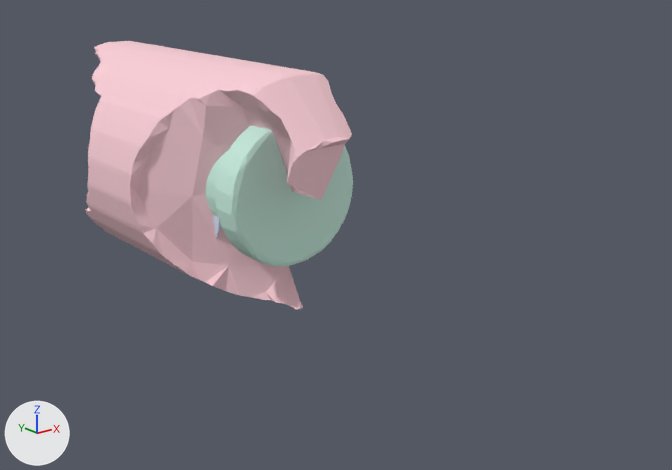
Two versions of the glTF model static/generation_img/beerbottle/view_input_colored.glb, one commit apart.
Camera for both pictures: a 50 mm lens placed at (-0.74, -1.236, 0.332), pointed at (0.085, -0.204, -0.081). The lights are fixed; the arrows at lower left show +X, +Y and +Z. The older version comes first. Where no turn or scale is listed for an object, it has been applied to the vertices.

Objects in the first picture: 'geometry_0', 'geometry_1', 'geometry_2'.
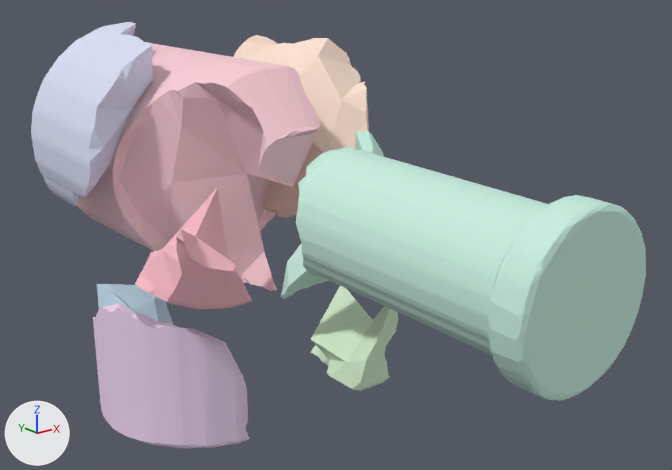
Changed parts and their boxes (x1, y1, x2, y2) in the pictures (672 x 470 px):
'geometry_1', moved: before (206, 126, 353, 267); after (280, 131, 646, 400)
'geometry_0', moved: before (86, 41, 352, 309); after (76, 42, 321, 291)
'geometry_6', moved (not visible before): after (93, 303, 249, 448)
'geometry_2', moved (mostly hidden before): before (213, 216, 221, 238); after (31, 22, 153, 206)
'geometry_3', moved (not visible before): after (233, 35, 369, 218)
'geometry_7', moved (not visible before): after (135, 188, 252, 309)
'geometry_8', moved (not visible before): after (311, 286, 398, 391)
'geometry_5', moved (not visible before): after (97, 284, 173, 324)

The change, as a diff of the scene's bpy script:
```diff
--- a/static/generation_img/beerbottle/view_input_colored.glb.py
+++ b/static/generation_img/beerbottle/view_input_colored.glb.py
@@ me_geometry_8 @@
-me_geometry_8.from_pydata(...)  # 217 vertices, 430 faces; spans x 0.022..0.109, y -0.491..-0.322, z -0.238..-0.097
+me_geometry_8.from_pydata(...)  # 217 vertices, 430 faces; spans x 0.052..0.139, y -0.781..-0.613, z -0.424..-0.284
+# me_geometry_8 part 1: the whole mesh is moved by (0.031, -0.291, -0.187)
 me_geometry_8.materials.append(mat_generation_img_beerbottle_part_8)
@@ me_geometry_7 @@
-me_geometry_7.from_pydata(...)  # 274 vertices, 544 faces; spans x -0.111..0.018, y -0.115..0.112, z -0.184..-0.004
+me_geometry_7.from_pydata(...)  # 274 vertices, 544 faces; spans x -0.244..-0.115, y -0.255..-0.028, z -0.272..-0.092
+# me_geometry_7 part 2: the whole mesh is moved by (-0.133, -0.14, -0.088)
 me_geometry_7.materials.append(mat_generation_img_beerbottle_part_7)
@@ me_geometry_6 @@
-me_geometry_6.from_pydata(...)  # 765 vertices, 1526 faces; spans x -0.166..-0.015, y -0.166..0.16, z -0.508..-0.294
+me_geometry_6.from_pydata(...)  # 765 vertices, 1526 faces; spans x -0.302..-0.15, y -0.187..0.14, z -0.785..-0.571
+# me_geometry_6 part 3: the whole mesh is moved by (-0.135, -0.021, -0.278)
 me_geometry_6.materials.append(mat_generation_img_beerbottle_part_6)
@@ me_geometry_5 @@
-me_geometry_5.from_pydata(...)  # 568 vertices, 1132 faces; spans x -0.17..-0.016, y -0.137..0.153, z -0.507..-0.278
+me_geometry_5.from_pydata(...)  # 568 vertices, 1132 faces; spans x -0.287..-0.132, y -0.13..0.16, z -0.783..-0.555
+# me_geometry_5 part 4: the whole mesh is moved by (-0.117, 0.007, -0.276)
 me_geometry_5.materials.append(mat_generation_img_beerbottle_part_5)
@@ me_geometry_3 @@
-me_geometry_3.from_pydata(...)  # 995 vertices, 1986 faces; spans x -0.003..0.154, y -0.14..0.174, z -0.213..0.077
+me_geometry_3.from_pydata(...)  # 995 vertices, 1986 faces; spans x 0.173..0.331, y -0.152..0.162, z -0.174..0.116
+# me_geometry_3 part 5: the whole mesh is moved by (0.177, -0.012, 0.039)
 me_geometry_3.materials.append(mat_generation_img_beerbottle_part_3)
@@ me_geometry_2 @@
-me_geometry_2.from_pydata(...)  # 1085 vertices, 2166 faces; spans x -0.17..0.012, y -0.162..0.139, z -0.1..0.171
+me_geometry_2.from_pydata(...)  # 1085 vertices, 2166 faces; spans x -0.299..-0.117, y -0.033..0.268, z -0.022..0.248
+# me_geometry_2 part 6: the whole mesh is moved by (-0.129, 0.129, 0.077)
 me_geometry_2.materials.append(mat_generation_img_beerbottle_part_2)
@@ me_geometry_1 @@
-me_geometry_1.from_pydata(...)  # 1701 vertices, 3398 faces; spans x -0.097..0.116, y -0.51..-0.057, z -0.124..0.097
+me_geometry_1.from_pydata(...)  # 1701 vertices, 3398 faces; spans x -0.076..0.137, y -0.987..-0.534, z -0.146..0.074
+# me_geometry_1 part 7: the whole mesh is moved by (0.021, -0.477, -0.023)
 me_geometry_1.materials.append(mat_generation_img_beerbottle_part_1)
@@ me_geometry_0 @@
-me_geometry_0.from_pydata(...)  # 3235 vertices, 6466 faces; spans x -0.167..0.168, y -0.118..0.507, z -0.168..0.168
+me_geometry_0.from_pydata(...)  # 3235 vertices, 6466 faces; spans x -0.152..0.183, y -0.032..0.593, z -0.169..0.166
+# me_geometry_0 part 8: the whole mesh is moved by (0.015, 0.086, -0.001)
 me_geometry_0.materials.append(mat_generation_img_beerbottle_part_0)
```
